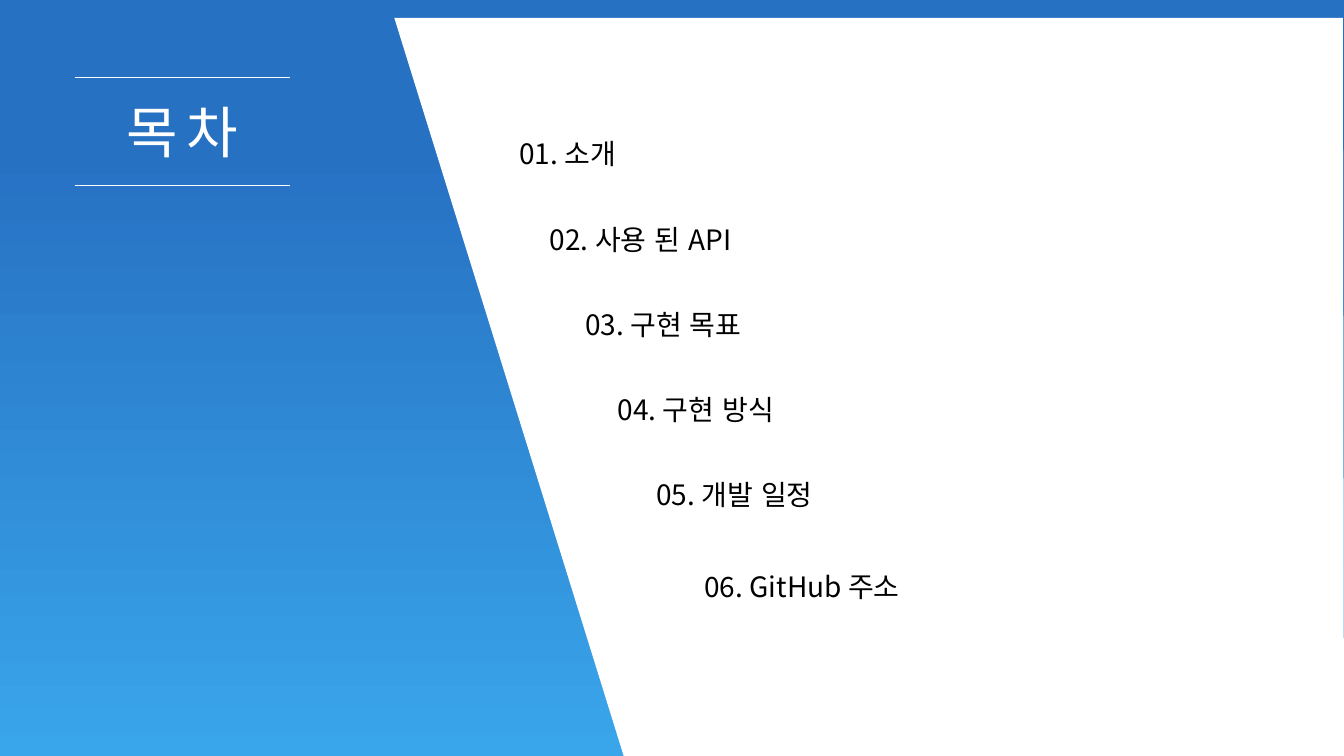
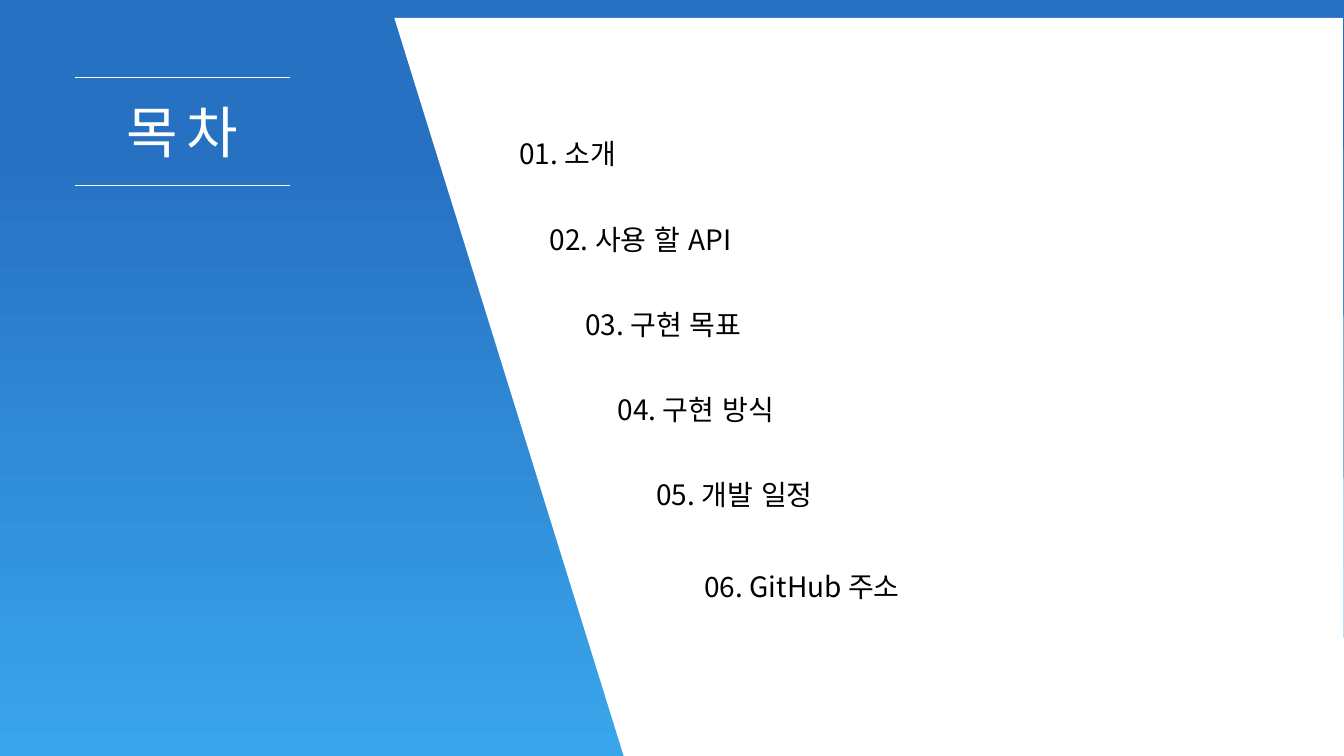
Before and after one commit to dw5450/Script-_language_term_assignment, a slide deck: slide 2 of 스크립트 언어 기말 과제 기획서.pptx. Drawn at 1344x756 pixels with LibreOffice and Linux fonts; fonts in the diff are those of the drawing. Boxes give left, top, right and bottom in pixels: in the first picture for what was removed or moved away, otherwise in the second. Text is boxed around its words. In the diff, an @@ line names an element or a change of style, - is before the commit and + after.

```diff
--- a/스크립트 언어 기말 과제 기획서.pptx
+++ b/스크립트 언어 기말 과제 기획서.pptx
@@ text at (550,226,731,253): text changed @@
-02. 사용 된 API
+02. 사용 할 API
```
Also in this commit, not shown: 6 other slides changed, 2 other files.
